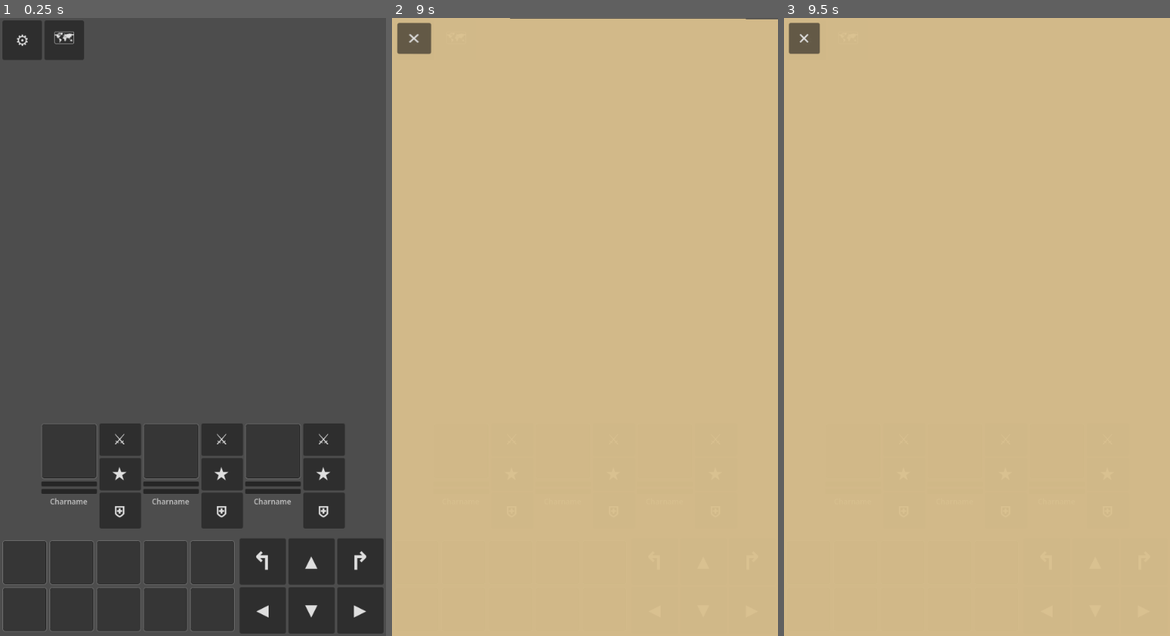
Above: before the commit, frames 1-3 (left to right).
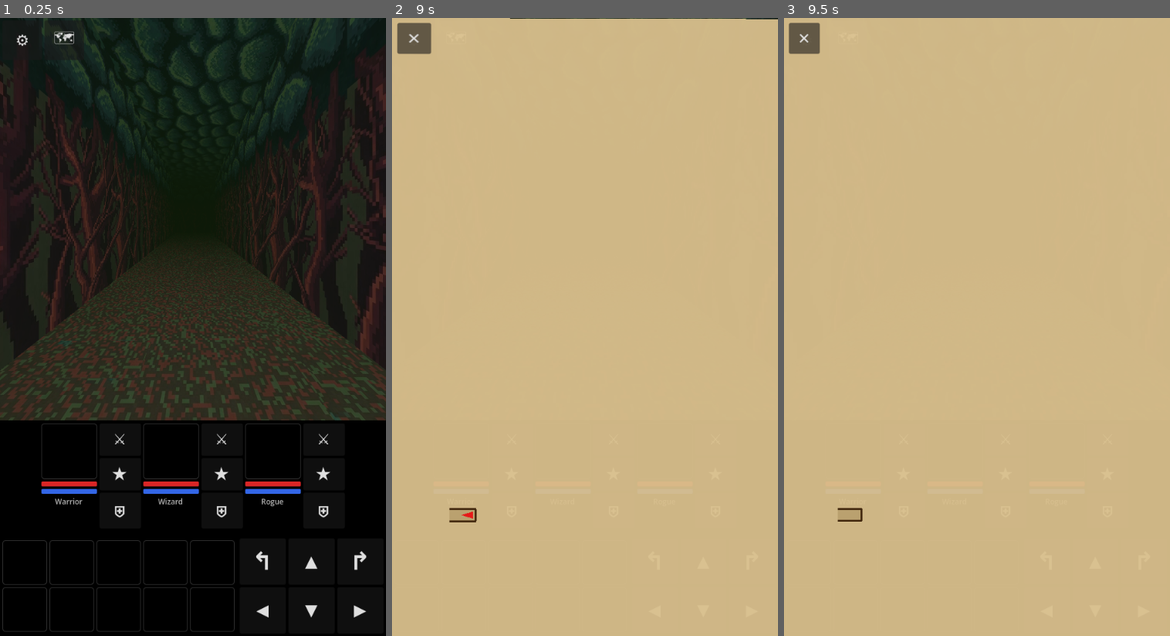
Above: after the commit, the same moments.

Repository: mael-nagot/beyond-the-last-lantern
Game: Godot game, scene res://scenes/game.tscn
Same seed, same stepped clock (60 frames per second), same inputs: the game is played once before the commit and once after it.
Inputs (mouse positions are in pixels of both pictures, inside the frame that each line leads up to):
- Up to frame 1 (0.25 s): no input
- Up to frame 2 (9 s): click (415, 561) at 0.52 s; click (465, 561) at 1.27 s; click (511, 561) at 2.02 s; click (557, 561) at 2.77 s; click (604, 561) at 3.52 s; click (415, 611) at 4.27 s; click (465, 611) at 5.02 s; click (511, 611) at 5.77 s; click (557, 611) at 6.52 s; click (604, 611) at 7.27 s; click "⚙" at 8 s; click "🗺" at 8.75 s
- Up to frame 3 (9.5 s): no input

The runs differ from the first frame. In frame 1, 99% of the frame differs, in the area x 0-100%, y 0-100%; in frame 2, 0.3%; in frame 3, 0.1%.
Error before the commit: Parse Error: Cannot infer the type of "popup" variable because the value doesn't have a set type. (res://scripts/Game.gd:300)

Commit message:
Game: fix parser error — explicit ItemDescriptionPopup type
`_hud` is untyped so `_hud.item_description_popup` is Variant; `:=`
can't infer. Annotate the local explicitly.

Diff:
--- a/scripts/Game.gd
+++ b/scripts/Game.gd
@@ -297,7 +297,7 @@
 		return
 	# Tapping the same slot while the popup is already showing it
 	# closes — feels like a toggle.
-	var popup := _hud.item_description_popup
+	var popup: ItemDescriptionPopup = _hud.item_description_popup
 	if popup.is_open() and popup.get_current_instance() == inst:
 		popup.close()
 		return
